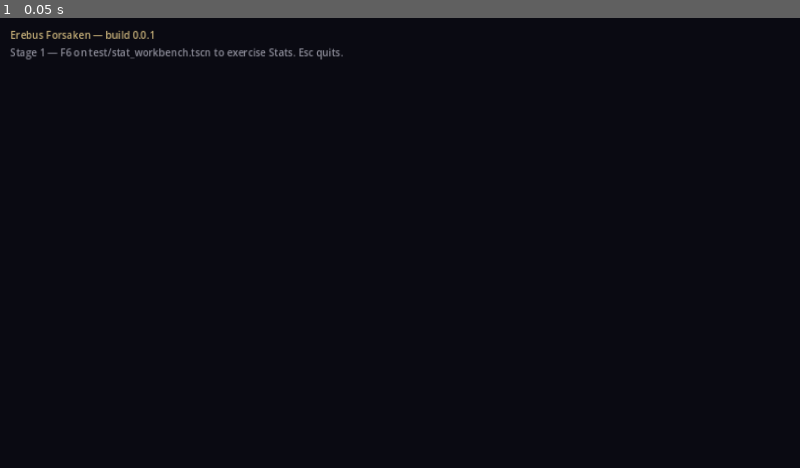
Above: before the commit, frame 1.
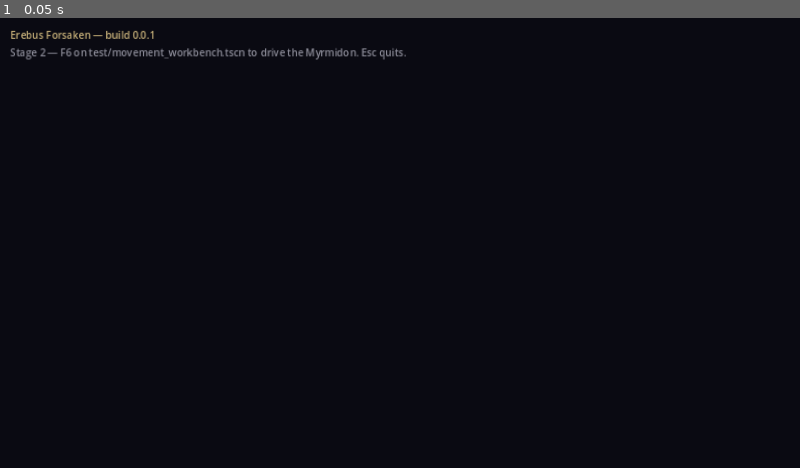
Above: after the commit, the same moment.

Repository: GhrammR/Erebus-Forsaken
Game: Godot game, scene res://scenes/main.tscn
Same seed, same stepped clock (60 frames per second), same inputs: the game is played once before the commit and once after it.
Inputs:
- Up to frame 1 (0.05 s): no input

The runs differ from the first frame. In frame 1, 0.4% of the frame differs, in the area x 5-51%, y 6-10%.

Commit message:
feat(stage-2): Player movement, camera, pause menu, Myrmidon sprite
Implements Stage 2 per the proposal accepted in-session. Player is a
single class-agnostic scene; class identity arrives via
assign_class(ClassData) which swaps the sprite subtree, instantiates
Stats, and wires Stats.recomputed -> EventBus.stats_changed (AD-02).

Player (CharacterBody2D):
- WALK_SPEED = 140 px/s, no momentum (snappy ARPG feel)
- Y-sort enabled on root; feet-aligned capsule collider
- Camera2D child, smoothing off, physics process callback (project
  pixel-snap covers the rest)
- Left/right sprite flip via SpriteAnchor.scale.x; 8-way facing
  deferred to Stage 12 polish per the proposal

PlayerInput (AD-09 click-to-move primary + WASD secondary):
- Click sets a world target; player moves to it at WALK_SPEED
- ARRIVE_THRESHOLD = 4 px
- WASD pre-empts pending click target the moment a movement key
  is pressed
- Esc captured here (not as input action) -> emits pause_pressed;
  main.tscn's quit-on-Esc keeps working because main does not
  instantiate a PlayerInput

Pause menu (scenes/ui/pause_menu.tscn):
- CanvasLayer + dimmer + centered panel with Resume / Quit
- process_mode = WHEN_PAUSED, owns get_tree().paused flip
- Lives in gameplay scenes only

Procedural Myrmidon sprite (AD-11 canonical animation names):
- Polygon2D parts: shadow, legs, torso, head, plume, buckler, spear
- Palette: bronze, bronze-dark, plume-red
- AnimationPlayer ships idle/walk/attack/cast/hit/die. Stage 2
  exercises idle + walk; the other four are stubs so Stage 3+ does
  not refactor the sprite scene
- Polygon geometry built in code in _ready() for cheap iteration
- Animations built programmatically via AnimationLibrary

Content:
- myrmidon.tres now references the procedural sprite scene
- Other three classes' sprite_scene stays empty until Stage 10

Plumbing:
- project.godot: WASD bound to move_up/move_down/move_left/move_right
- main.gd: --movement cmdline flag launches movement_workbench
- test/movement_workbench.tscn: open plane, grid guides, click marker,
  pause menu, debug stat overlay, HUD

Audits:
- combat-validator: all 5 checks PASS
- scene-auditor: all 5 checks PASS (8 scenes)
- Stage 1 verify (regression): ALL PASS, exit 0

Visual playtest still pending the user (WSLg) — Stage 2 close item.

Diff:
--- /dev/null
+++ b/art/procedural/classes/myrmidon_sprite.gd
@@ -0,0 +1,189 @@
+extends Node2D
+## Procedural Myrmidon sprite. AD-11 — implements the canonical
+## AnimationPlayer track names: idle, walk, attack, cast, hit, die.
+## Stage 2 actively exercises idle + walk. The other four are stubs so
+## Stage 3+ does not refactor the sprite scene.
+##
+## Pivot is at the feet (y = 0). Negative y is up.
+
+# Palette
+const BRONZE: Color       = Color(0.72, 0.50, 0.20)
+const BRONZE_DARK: Color  = Color(0.40, 0.27, 0.10)
+const PLUME_RED: Color    = Color(0.55, 0.10, 0.10)
+const SHADOW: Color       = Color(0.0, 0.0, 0.05, 0.45)
+
+@onready var _shadow: Polygon2D = $Shadow
+@onready var _legs: Polygon2D = $Body/Legs
+@onready var _torso: Polygon2D = $Body/Torso
+@onready var _buckler: Polygon2D = $Body/Buckler
+@onready var _head: Polygon2D = $Body/Head
+@onready var _plume: Polygon2D = $Body/Plume
+@onready var _spear_arm: Node2D = $SpearArm
+@onready var _spear_shaft: Polygon2D = $SpearArm/Shaft
+@onready var _spear_tip: Polygon2D = $SpearArm/Tip
+@onready var _anim: AnimationPlayer = $AnimationPlayer
+
+func _ready() -> void:
+	_paint_shadow()
+	_paint_body()
+	_paint_spear()
+	_build_animations()
+	_anim.play(&"idle")
+
+# ------------------------------------------------------------ geometry
+
+func _paint_shadow() -> void:
+	_shadow.color = SHADOW
+	# Flat ellipse at feet, rx=14, ry=4, centered at (0, 2)
+	var pts: PackedVector2Array = []
+	var n := 16
+	for i in n:
+		var t := TAU * i / n
+		pts.append(Vector2(14.0 * cos(t), 2.0 + 4.0 * sin(t)))
+	_shadow.polygon = pts
+
+func _paint_body() -> void:
+	# Legs (darker bronze, y=-12 to y=0)
+	_legs.color = BRONZE_DARK
+	_legs.polygon = PackedVector2Array([
+		Vector2(-6, 0), Vector2(6, 0), Vector2(5, -12), Vector2(-5, -12),
+	])
+
+	# Torso (bronze trapezoid, y=-36 to y=-12)
+	_torso.color = BRONZE
+	_torso.polygon = PackedVector2Array([
+		Vector2(-10, -12), Vector2(10, -12), Vector2(8, -36), Vector2(-8, -36),
+	])
+
+	# Head / helm (darker bronze, y=-44 to y=-36)
+	_head.color = BRONZE_DARK
+	_head.polygon = PackedVector2Array([
+		Vector2(-7, -36), Vector2(7, -36), Vector2(6, -44), Vector2(-6, -44),
+	])
+
+	# Plume (deep red triangle from helm top)
+	_plume.color = PLUME_RED
+	_plume.polygon = PackedVector2Array([
+		Vector2(0, -52), Vector2(-7, -44), Vector2(7, -44),
+	])
+
+	# Buckler (round shield on left side, octagon ~radius 6 at (-13, -22))
+	_buckler.color = BRONZE_DARK
+	var cx := -13.0
+	var cy := -22.0
+	var r := 6.0
+	var buc: PackedVector2Array = []
+	var n := 8
+	for i in n:
+		var t := TAU * i / n
+		buc.append(Vector2(cx + r * cos(t), cy + r * sin(t)))
+	_buckler.polygon = buc
+
+func _paint_spear() -> void:
+	# SpearArm is positioned at (12, -22) in MyrmidonSprite space (set in .tscn).
+	# Local rest rotation is -0.4 rad (spear angled up-right).
+	# Shaft polygon is in SpearArm local space, pointing up (-y).
+	_spear_shaft.color = BRONZE
+	_spear_shaft.polygon = PackedVector2Array([
+		Vector2(-1, 0), Vector2(1, 0), Vector2(1, -34), Vector2(-1, -34),
+	])
+	# Spear tip — small triangle on top
+	_spear_tip.color = BRONZE
+	_spear_tip.polygon = PackedVector2Array([
+		Vector2(-3, -34), Vector2(3, -34), Vector2(0, -42),
+	])
+
+# ------------------------------------------------------------ animations
+# Built in code so the Polygon2D geometry can be authored in code too.
+# AD-11: track names match the bitmap-era sprite scenes that will
+# replace this one. Calling code never changes during the swap.
+
+const SPEAR_REST: float = -0.4
+
+func _build_animations() -> void:
+	var lib := AnimationLibrary.new()
+	lib.add_animation(&"idle",   _anim_idle())
+	lib.add_animation(&"walk",   _anim_walk())
+	lib.add_animation(&"attack", _anim_attack())
+	lib.add_animation(&"cast",   _anim_cast())
+	lib.add_animation(&"hit",    _anim_hit())
+	lib.add_animation(&"die",    _anim_die())
+	_anim.add_animation_library(&"", lib)
+
+func _anim_idle() -> Animation:
+	var a := Animation.new()
+	a.length = 1.0
+	a.loop_mode = Animation.LOOP_LINEAR
+	var ti := a.add_track(Animation.TYPE_VALUE)
+	a.track_set_path(ti, NodePath("Body:position"))
+	a.track_insert_key(ti, 0.0, Vector2.ZERO)
+	a.track_insert_key(ti, 0.5, Vector2(0, -1))
+	a.track_insert_key(ti, 1.0, Vector2.ZERO)
+	return a
+
+func _anim_walk() -> Animation:
+	var a := Animation.new()
+	a.length = 0.4
+	a.loop_mode = Animation.LOOP_LINEAR
+	var ti := a.add_track(Animation.TYPE_VALUE)
+	a.track_set_path(ti, NodePath("Body:position"))
+	a.track_insert_key(ti, 0.0, Vector2.ZERO)
+	a.track_insert_key(ti, 0.1, Vector2(0, -2))
+	a.track_insert_key(ti, 0.2, Vector2.ZERO)
+	a.track_insert_key(ti, 0.3, Vector2(0, -2))
+	a.track_insert_key(ti, 0.4, Vector2.ZERO)
+	var ts := a.add_track(Animation.TYPE_VALUE)
+	a.track_set_path(ts, NodePath("SpearArm:rotation"))
+	a.track_insert_key(ts, 0.0, SPEAR_REST)
+	a.track_insert_key(ts, 0.2, SPEAR_REST - 0.08)
+	a.track_insert_key(ts, 0.4, SPEAR_REST)
+	return a
+
+func _anim_attack() -> Animation:
+	var a := Animation.new()
+	a.length = 0.35
+	a.loop_mode = Animation.LOOP_NONE
+	var ti := a.add_track(Animation.TYPE_VALUE)
+	a.track_set_path(ti, NodePath("SpearArm:rotation"))
+	a.track_insert_key(ti, 0.00, SPEAR_REST)
+	a.track_insert_key(ti, 0.10, -1.0)         # wind back
+	a.track_insert_key(ti, 0.20, 0.4)          # thrust forward
+	a.track_insert_key(ti, 0.35, SPEAR_REST)   # return to rest
+	return a
+
+func _anim_cast() -> Animation:
+	# Gold flash on the whole sprite. Placeholder for skill VFX.
+	var a := Animation.new()
+	a.length = 0.4
+	a.loop_mode = Animation.LOOP_NONE
+	var ti := a.add_track(Animation.TYPE_VALUE)
+	a.track_set_path(ti, NodePath(".:modulate"))
+	a.track_insert_key(ti, 0.00, Color(1, 1, 1, 1))
+	a.track_insert_key(ti, 0.15, Color(1.4, 1.2, 0.6, 1))
+	a.track_insert_key(ti, 0.40, Color(1, 1, 1, 1))
+	return a
+
+func _anim_hit() -> Animation:
+	var a := Animation.new()
+	a.length = 0.15
+	a.loop_mode = Animation.LOOP_NONE
+	var ti := a.add_track(Animation.TYPE_VALUE)
+	a.track_set_path(ti, NodePath(".:modulate"))
+	a.track_insert_key(ti, 0.00, Color(1, 1, 1, 1))
+	a.track_insert_key(ti, 0.05, Color(1.6, 0.4, 0.4, 1))
+	a.track_insert_key(ti, 0.15, Color(1, 1, 1, 1))
+	return a
+
+func _anim_die() -> Animation:
+	var a := Animation.new()
+	a.length = 0.6
+	a.loop_mode = Animation.LOOP_NONE
+	var tr := a.add_track(Animation.TYPE_VALUE)
+	a.track_set_path(tr, NodePath(".:rotation"))
+	a.track_insert_key(tr, 0.0, 0.0)
+	a.track_insert_key(tr, 0.6, PI / 2.0)
+	var tm := a.add_track(Animation.TYPE_VALUE)
+	a.track_set_path(tm, NodePath(".:modulate"))
+	a.track_insert_key(tm, 0.0, Color(1, 1, 1, 1))
+	a.track_insert_key(tm, 0.6, Color(1, 1, 1, 0.3))
+	return a
--- /dev/null
+++ b/art/procedural/classes/myrmidon_sprite.tscn
@@ -0,0 +1,31 @@
+[gd_scene load_steps=2 format=3]
+
+[ext_resource type="Script" path="res://art/procedural/classes/myrmidon_sprite.gd" id="1_myr"]
+
+[node name="MyrmidonSprite" type="Node2D"]
+script = ExtResource("1_myr")
+
+[node name="Shadow" type="Polygon2D" parent="."]
+z_index = -1
+
+[node name="Body" type="Node2D" parent="."]
+
+[node name="Legs" type="Polygon2D" parent="Body"]
+
+[node name="Torso" type="Polygon2D" parent="Body"]
+
+[node name="Buckler" type="Polygon2D" parent="Body"]
+
+[node name="Head" type="Polygon2D" parent="Body"]
+
+[node name="Plume" type="Polygon2D" parent="Body"]
+
+[node name="SpearArm" type="Node2D" parent="."]
+position = Vector2(12, -22)
+rotation = -0.4
+
+[node name="Shaft" type="Polygon2D" parent="SpearArm"]
+
+[node name="Tip" type="Polygon2D" parent="SpearArm"]
+
+[node name="AnimationPlayer" type="AnimationPlayer" parent="."]
--- a/data/classes/myrmidon.tres
+++ b/data/classes/myrmidon.tres
@@ -1,6 +1,7 @@
-[gd_resource type="Resource" script_class="ClassData" load_steps=2 format=3]
+[gd_resource type="Resource" script_class="ClassData" load_steps=3 format=3]
 
 [ext_resource type="Script" path="res://scripts/systems/class_data.gd" id="1_cd"]
+[ext_resource type="PackedScene" path="res://art/procedural/classes/myrmidon_sprite.tscn" id="2_sprite"]
 
 [resource]
 script = ExtResource("1_cd")
@@ -19,4 +20,4 @@
 vit_per_hp = 4.0
 base_mp = 10
 pne_per_mp = 1.5
-sprite_scene = null
+sprite_scene = ExtResource("2_sprite")
--- a/project.godot
+++ b/project.godot
@@ -38,6 +38,26 @@
 "events": [Object(InputEventKey,"resource_local_to_scene":false,"resource_name":"","device":-1,"window_id":0,"alt_press …(195 unchanged characters)…
 ]
 }
+move_up={
+"deadzone": 0.5,
+"events": [Object(InputEventKey,"resource_local_to_scene":false,"resource_name":"","device":-1,"window_id":0,"alt_pressed":false,"shift_pressed":false,"ctrl_pressed":false,"meta_pressed":false,"pressed":false,"keycode":0,"physical_keycode":87,"key_label":0,"unicode":0,"location":0,"echo":false,"script":null)
+]
+}
+move_down={
+"deadzone": 0.5,
+"events": [Object(InputEventKey,"resource_local_to_scene":false,"resource_name":"","device":-1,"window_id":0,"alt_pressed":false,"shift_pressed":false,"ctrl_pressed":false,"meta_pressed":false,"pressed":false,"keycode":0,"physical_keycode":83,"key_label":0,"unicode":0,"location":0,"echo":false,"script":null)
+]
+}
+move_left={
+"deadzone": 0.5,
+"events": [Object(InputEventKey,"resource_local_to_scene":false,"resource_name":"","device":-1,"window_id":0,"alt_pressed":false,"shift_pressed":false,"ctrl_pressed":false,"meta_pressed":false,"pressed":false,"keycode":0,"physical_keycode":65,"key_label":0,"unicode":0,"location":0,"echo":false,"script":null)
+]
+}
+move_right={
+"deadzone": 0.5,
+"events": [Object(InputEventKey,"resource_local_to_scene":false,"resource_name":"","device":-1,"window_id":0,"alt_pressed":false,"shift_pressed":false,"ctrl_pressed":false,"meta_pressed":false,"pressed":false,"keycode":0,"physical_keycode":68,"key_label":0,"unicode":0,"location":0,"echo":false,"script":null)
+]
+}
 
 [rendering]
 
--- /dev/null
+++ b/scenes/player/player.tscn
@@ -0,0 +1,26 @@
+[gd_scene load_steps=4 format=3]
+
+[ext_resource type="Script" path="res://scripts/player/player.gd" id="1_p"]
+[ext_resource type="Script" path="res://scripts/player/player_input.gd" id="2_pi"]
+
+[sub_resource type="CapsuleShape2D" id="cap_feet"]
+radius = 4.0
+height = 8.0
+
+[node name="Player" type="CharacterBody2D"]
+y_sort_enabled = true
+script = ExtResource("1_p")
+
+[node name="SpriteAnchor" type="Node2D" parent="."]
+
+[node name="CollisionShape2D" type="CollisionShape2D" parent="."]
+position = Vector2(0, -4)
+rotation = 1.5707964
+shape = SubResource("cap_feet")
+
+[node name="Camera2D" type="Camera2D" parent="."]
+position_smoothing_enabled = false
+process_callback = 0
+
+[node name="PlayerInput" type="Node" parent="."]
+script = ExtResource("2_pi")
--- /dev/null
+++ b/scenes/ui/pause_menu.gd
@@ -0,0 +1,36 @@
+extends CanvasLayer
+## Pause menu. Lives in gameplay scenes (workbench / zones), not in
+## main.tscn. Toggled by an external signal (typically
+## PlayerInput.pause_pressed). Owns the `get_tree().paused` flip.
+
+signal resumed
+signal quit_requested
+
+@onready var _resume_btn: Button = $Panel/VBox/ResumeButton
+@onready var _quit_btn: Button = $Panel/VBox/QuitButton
+
+func _ready() -> void:
+	hide()
+	_resume_btn.pressed.connect(_on_resume)
+	_quit_btn.pressed.connect(_on_quit)
+
+func toggle() -> void:
+	if visible:
+		_on_resume()
+	else:
+		open()
+
+func open() -> void:
+	get_tree().paused = true
+	show()
+	_resume_btn.grab_focus()
+
+func _on_resume() -> void:
+	get_tree().paused = false
+	hide()
+	resumed.emit()
+
+func _on_quit() -> void:
+	get_tree().paused = false
+	quit_requested.emit()
+	get_tree().quit()
--- /dev/null
+++ b/scenes/ui/pause_menu.tscn
@@ -0,0 +1,45 @@
+[gd_scene load_steps=2 format=3]
+
+[ext_resource type="Script" path="res://scenes/ui/pause_menu.gd" id="1_pm"]
+
+[node name="PauseMenu" type="CanvasLayer"]
+process_mode = 3
+layer = 50
+script = ExtResource("1_pm")
+
+[node name="Dimmer" type="ColorRect" parent="."]
+anchors_preset = 15
+anchor_right = 1.0
+anchor_bottom = 1.0
+color = Color(0, 0, 0, 0.55)
+
+[node name="Panel" type="PanelContainer" parent="."]
+anchors_preset = 8
+anchor_left = 0.5
+anchor_top = 0.5
+anchor_right = 0.5
+anchor_bottom = 0.5
+offset_left = -120.0
+offset_top = -80.0
+offset_right = 120.0
+offset_bottom = 80.0
+grow_horizontal = 2
+grow_vertical = 2
+
+[node name="VBox" type="VBoxContainer" parent="Panel"]
+layout_mode = 2
+theme_override_constants/separation = 12
+
+[node name="Title" type="Label" parent="Panel/VBox"]
+layout_mode = 2
+horizontal_alignment = 1
+theme_override_colors/font_color = Color(0.79, 0.7, 0.48, 1)
+text = "Paused"
+
+[node name="ResumeButton" type="Button" parent="Panel/VBox"]
+layout_mode = 2
+text = "Resume"
+
+[node name="QuitButton" type="Button" parent="Panel/VBox"]
+layout_mode = 2
+text = "Quit to Desktop"
--- a/scripts/main.gd
+++ b/scripts/main.gd
@@ -12,8 +12,11 @@
 	if "--workbench" in args:
 		add_child(load("res://test/stat_workbench.tscn").instantiate())
 		return
+	if "--movement" in args:
+		add_child(load("res://test/movement_workbench.tscn").instantiate())
+		return
 	_build_label.text = "Erebus Forsaken — build %s" % GameState.BUILD_VERSION
-	_hint_label.text = "Stage 1 — F6 on test/stat_workbench.tscn to exercise Stats. Esc quits."
+	_hint_label.text = "Stage 2 — F6 on test/movement_workbench.tscn to drive the Myrmidon. Esc quits."
 
 func _unhandled_input(event: InputEvent) -> void:
 	if event.is_action_pressed("ui_quit") or event.is_action_pressed("ui_cancel"):
--- /dev/null
+++ b/scripts/player/player.gd
@@ -0,0 +1,82 @@
+class_name Player extends CharacterBody2D
+## AD-02 — one Player scene. Class identity comes from a ClassData
+## resource assigned at runtime via assign_class(). Sprite, stats, and
+## class metadata all flow from that one call.
+
+const WALK_SPEED: float = 140.0
+const FACE_FLIP_DEADZONE: float = 0.1
+
+var class_data: ClassData = null
+var current_stats: Stats = null
+
+var _intent: Vector2 = Vector2.ZERO
+var _facing_right: bool = true
+
+@onready var _sprite_anchor: Node2D = $SpriteAnchor
+@onready var _input: PlayerInput = $PlayerInput
+
+var _sprite_anim: AnimationPlayer = null
+var _sprite_root: Node = null
+
+func _ready() -> void:
+	_input.owner_body = self
+	_input.move_intent_changed.connect(_on_move_intent_changed)
+
+func assign_class(cd: ClassData) -> void:
+	assert(cd != null, "Player.assign_class: ClassData is null")
+	class_data = cd
+
+	# Stats — instantiate at level 1 and forward recomputed -> EventBus.
+	if current_stats != null and current_stats.recomputed.is_connected(_on_stats_recomputed):
+		current_stats.recomputed.disconnect(_on_stats_recomputed)
+	current_stats = Stats.from_class_data(cd, 1)
+	current_stats.recomputed.connect(_on_stats_recomputed)
+
+	# Sprite — swap subtree under SpriteAnchor.
+	for child in _sprite_anchor.get_children():
+		child.queue_free()
+	_sprite_anim = null
+	_sprite_root = null
+	if cd.sprite_scene != null:
+		var inst := cd.sprite_scene.instantiate()
+		_sprite_anchor.add_child(inst)
+		_sprite_root = inst
+		_sprite_anim = inst.get_node_or_null(^"AnimationPlayer") as AnimationPlayer
+		if _sprite_anim == null:
+			push_warning("Player.assign_class: sprite_scene has no AnimationPlayer for class %s" % cd.id)
+	# Stats emit-once on bind so listeners (HUDs, overlays) refresh.
+	EventBus.stats_changed.emit(self)
+
+func _physics_process(_delta: float) -> void:
+	velocity = _intent * WALK_SPEED
+	move_and_slide()
+	_update_anim()
+	_update_facing()
+
+func _update_anim() -> void:
+	if _sprite_anim == null:
+		return
+	var anim_name := &"walk" if _intent != Vector2.ZERO else &"idle"
+	if _sprite_anim.current_animation != anim_name:
+		_sprite_anim.play(anim_name)
+
+func _update_facing() -> void:
+	if absf(_intent.x) < FACE_FLIP_DEADZONE:
+		return
+	var should_face_right := _intent.x > 0.0
+	if should_face_right != _facing_right:
+		_facing_right = should_face_right
+		_sprite_anchor.scale.x = 1.0 if should_face_right else -1.0
+
+func _on_move_intent_changed(direction: Vector2) -> void:
+	_intent = direction
+
+func _on_stats_recomputed() -> void:
+	EventBus.stats_changed.emit(self)
+
+# ---- helpers exposed for the workbench / future stages
+func get_input() -> PlayerInput:
+	return _input
+
+func get_facing_right() -> bool:
+	return _facing_right
--- /dev/null
+++ b/scripts/player/player_input.gd
@@ -0,0 +1,76 @@
+class_name PlayerInput extends Node
+## AD-09 — click-to-move primary, WASD secondary. Both feed the same
+## movement state machine (the Player's `_intent` vector). WASD wins
+## the moment any movement key is pressed: it clears any pending click
+## target.
+##
+## Esc is captured directly here (not as an input action) so that
+## main.tscn's quit-on-Esc keeps working — main does not include a
+## PlayerInput, only gameplay scenes do.
+
+signal move_intent_changed(direction: Vector2)
+signal pause_pressed
+signal click_target_set(world_pos: Vector2)
+signal click_target_cleared
+
+const ARRIVE_THRESHOLD: float = 4.0
+
+@export var owner_body: CharacterBody2D
+
+var _click_target: Vector2 = Vector2.ZERO
+var _has_click_target: bool = false
+var _last_intent: Vector2 = Vector2.ZERO
+
+func _unhandled_input(event: InputEvent) -> void:
+	if event is InputEventMouseButton:
+		var mb := event as InputEventMouseButton
+		if mb.pressed and mb.button_index == MOUSE_BUTTON_LEFT and owner_body != null:
+			_click_target = owner_body.get_global_mouse_position()
+			_has_click_target = true
+			click_target_set.emit(_click_target)
+	elif event is InputEventKey:
+		var ke := event as InputEventKey
+		if not ke.pressed or ke.echo:
+			return
+		if ke.keycode == KEY_ESCAPE:
+			pause_pressed.emit()
+			get_viewport().set_input_as_handled()
+		elif ke.keycode in [KEY_W, KEY_A, KEY_S, KEY_D]:
+			# WASD overrides click target the moment a key is pressed.
+			if _has_click_target:
+				_has_click_target = false
+				click_target_cleared.emit()
+
+func _physics_process(_delta: float) -> void:
+	if owner_body == null:
+		return
+	var wasd := Vector2(
+		Input.get_action_strength(&"move_right") - Input.get_action_strength(&"move_left"),
+		Input.get_action_strength(&"move_down")  - Input.get_action_strength(&"move_up")
+	)
+	var dir: Vector2
+	if wasd != Vector2.ZERO:
+		dir = wasd.normalized()
+		if _has_click_target:
+			_has_click_target = false
+			click_target_cleared.emit()
+	elif _has_click_target:
+		var to_target := _click_target - owner_body.global_position
+		if to_target.length() <= ARRIVE_THRESHOLD:
+			_has_click_target = false
+			click_target_cleared.emit()
+			dir = Vector2.ZERO
+		else:
+			dir = to_target.normalized()
+	else:
+		dir = Vector2.ZERO
+
+	if dir != _last_intent:
+		_last_intent = dir
+		move_intent_changed.emit(dir)
+
+func get_click_target() -> Vector2:
+	return _click_target
+
+func has_click_target() -> bool:
+	return _has_click_target
--- /dev/null
+++ b/test/click_marker.gd
@@ -0,0 +1,11 @@
+extends Node2D
+## Visual marker for the current click-to-move target.
+
+const RADIUS: float = 6.0
+const COLOR: Color = Color(0.95, 0.75, 0.30, 0.80)
+
+func _draw() -> void:
+	# Hollow ring + cross-hair
+	draw_arc(Vector2.ZERO, RADIUS, 0.0, TAU, 24, COLOR, 1.5)
+	draw_line(Vector2(-RADIUS - 2, 0), Vector2(RADIUS + 2, 0), COLOR, 1.0)
+	draw_line(Vector2(0, -RADIUS - 2), Vector2(0, RADIUS + 2), COLOR, 1.0)
--- /dev/null
+++ b/test/grid_guides.gd
@@ -0,0 +1,15 @@
+extends Node2D
+## Faint grid for movement reference. Workbench-only helper.
+
+const STEP: int = 64
+const HALF_EXTENT: int = 2000
+const LINE_COLOR: Color = Color(1, 1, 1, 0.05)
+const AXIS_COLOR: Color = Color(1, 1, 1, 0.20)
+
+func _draw() -> void:
+	for x in range(-HALF_EXTENT, HALF_EXTENT + 1, STEP):
+		var c := AXIS_COLOR if x == 0 else LINE_COLOR
+		draw_line(Vector2(x, -HALF_EXTENT), Vector2(x, HALF_EXTENT), c, 1.0)
+	for y in range(-HALF_EXTENT, HALF_EXTENT + 1, STEP):
+		var c := AXIS_COLOR if y == 0 else LINE_COLOR
+		draw_line(Vector2(-HALF_EXTENT, y), Vector2(HALF_EXTENT, y), c, 1.0)
--- /dev/null
+++ b/test/movement_workbench.gd
@@ -0,0 +1,56 @@
+extends Node2D
+## Stage 2 movement workbench. Spawns the Player with the Myrmidon
+## class assigned, lets you exercise click-to-move + WASD + pause +
+## camera follow, all on an open plane with a grid for reference.
+
+@onready var _player: Player = $Player
+@onready var _pause: CanvasLayer = $PauseMenu
+@onready var _info: Label = $HUD/DebugInfo
+@onready var _help: Label = $HUD/Help
+@onready var _click_marker: Node2D = $ClickMarker
+@onready var _grid: Node2D = $GridGuides
+@onready var _overlay: CanvasLayer = $DebugStatOverlay
+
+func _ready() -> void:
+	_help.text = "Click to move  |  WASD secondary  |  Esc pauses  |  WASD cancels current click target"
+	# Assign Myrmidon class — sprite, stats, and signals all flow from this.
+	var cd: ClassData = Database.get_class_data(&"myrmidon") as ClassData
+	if cd == null:
+		push_error("movement_workbench: missing Myrmidon ClassData")
+		return
+	_player.assign_class(cd)
+	_overlay.bind_stats(_player.current_stats)
+
+	# Hook input -> pause menu.
+	var pi := _player.get_input()
+	pi.pause_pressed.connect(_pause.toggle)
+	pi.click_target_set.connect(_on_click_target_set)
+	pi.click_target_cleared.connect(_on_click_target_cleared)
+	_click_marker.visible = false
+
+	# Spawn player at world origin.
+	_player.global_position = Vector2.ZERO
+
+	_grid.queue_redraw()
+
+func _process(_delta: float) -> void:
+	if _player == null:
+		return
+	var pi := _player.get_input()
+	var has_t := pi.has_click_target()
+	var t := pi.get_click_target() if has_t else Vector2.ZERO
+	_info.text = "pos=(%d, %d)   intent=(%.2f, %.2f)   facing=%s   click_target=%s" % [
+		int(_player.global_position.x), int(_player.global_position.y),
+		_player.velocity.x / Player.WALK_SPEED, _player.velocity.y / Player.WALK_SPEED,
+		"R" if _player.get_facing_right() else "L",
+		("(%d, %d)" % [int(t.x), int(t.y)]) if has_t else "none",
+	]
+	if has_t:
+		_click_marker.global_position = t
+
+func _on_click_target_set(world_pos: Vector2) -> void:
+	_click_marker.global_position = world_pos
+	_click_marker.visible = true
+
+func _on_click_target_cleared() -> void:
+	_click_marker.visible = false
--- /dev/null
+++ b/test/movement_workbench.tscn
@@ -0,0 +1,50 @@
+[gd_scene load_steps=6 format=3]
+
+[ext_resource type="Script" path="res://test/movement_workbench.gd" id="1_wb"]
+[ext_resource type="PackedScene" path="res://scenes/player/player.tscn" id="2_player"]
+[ext_resource type="Script" path="res://test/grid_guides.gd" id="3_grid"]
+[ext_resource type="Script" path="res://test/click_marker.gd" id="4_marker"]
+[ext_resource type="PackedScene" path="res://scenes/ui/pause_menu.tscn" id="5_pause"]
+[ext_resource type="PackedScene" path="res://scenes/ui/debug_stat_overlay.tscn" id="6_overlay"]
+
+[node name="MovementWorkbench" type="Node2D"]
+y_sort_enabled = true
+script = ExtResource("1_wb")
+
+[node name="Background" type="ColorRect" parent="."]
+offset_left = -2000.0
+offset_top = -2000.0
+offset_right = 2000.0
+offset_bottom = 2000.0
+color = Color(0.04, 0.04, 0.07, 1)
+
+[node name="GridGuides" type="Node2D" parent="."]
+script = ExtResource("3_grid")
+
+[node name="ClickMarker" type="Node2D" parent="."]
+script = ExtResource("4_marker")
+
+[node name="Player" parent="." instance=ExtResource("2_player")]
+
+[node name="DebugStatOverlay" parent="." instance=ExtResource("6_overlay")]
+
+[node name="PauseMenu" parent="." instance=ExtResource("5_pause")]
+
+[node name="HUD" type="CanvasLayer" parent="."]
+layer = 5
+
+[node name="Help" type="Label" parent="HUD"]
+offset_left = 16.0
+offset_top = 16.0
+offset_right = 1200.0
+offset_bottom = 40.0
+theme_override_colors/font_color = Color(0.6, 0.6, 0.65, 1)
+text = ""
+
+[node name="DebugInfo" type="Label" parent="HUD"]
+offset_left = 16.0
+offset_top = 690.0
+offset_right = 1200.0
+offset_bottom = 712.0
+theme_override_colors/font_color = Color(0.5, 0.7, 0.5, 1)
+text = ""
Not shown, added: art/procedural/classes/myrmidon_sprite.gd.uid
Not shown, added: scenes/ui/pause_menu.gd.uid
Not shown, added: scripts/player/player.gd.uid
Not shown, added: scripts/player/player_input.gd.uid
Not shown, added: test/click_marker.gd.uid
Not shown, added: test/grid_guides.gd.uid
Not shown, added: test/movement_workbench.gd.uid
Not shown, changed: .agent_governance/commands/act1-status.md
Not shown, removed: art/procedural/classes/.gitkeep
Not shown, changed: playtest_notes.md
Not shown, removed: scenes/player/.gitkeep
Not shown, removed: scripts/player/.gitkeep
